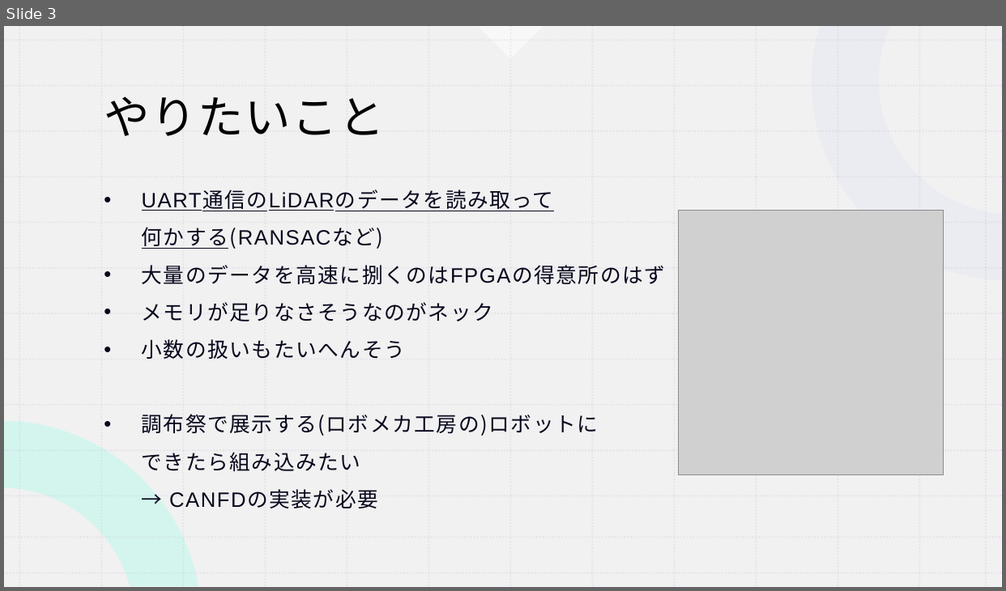
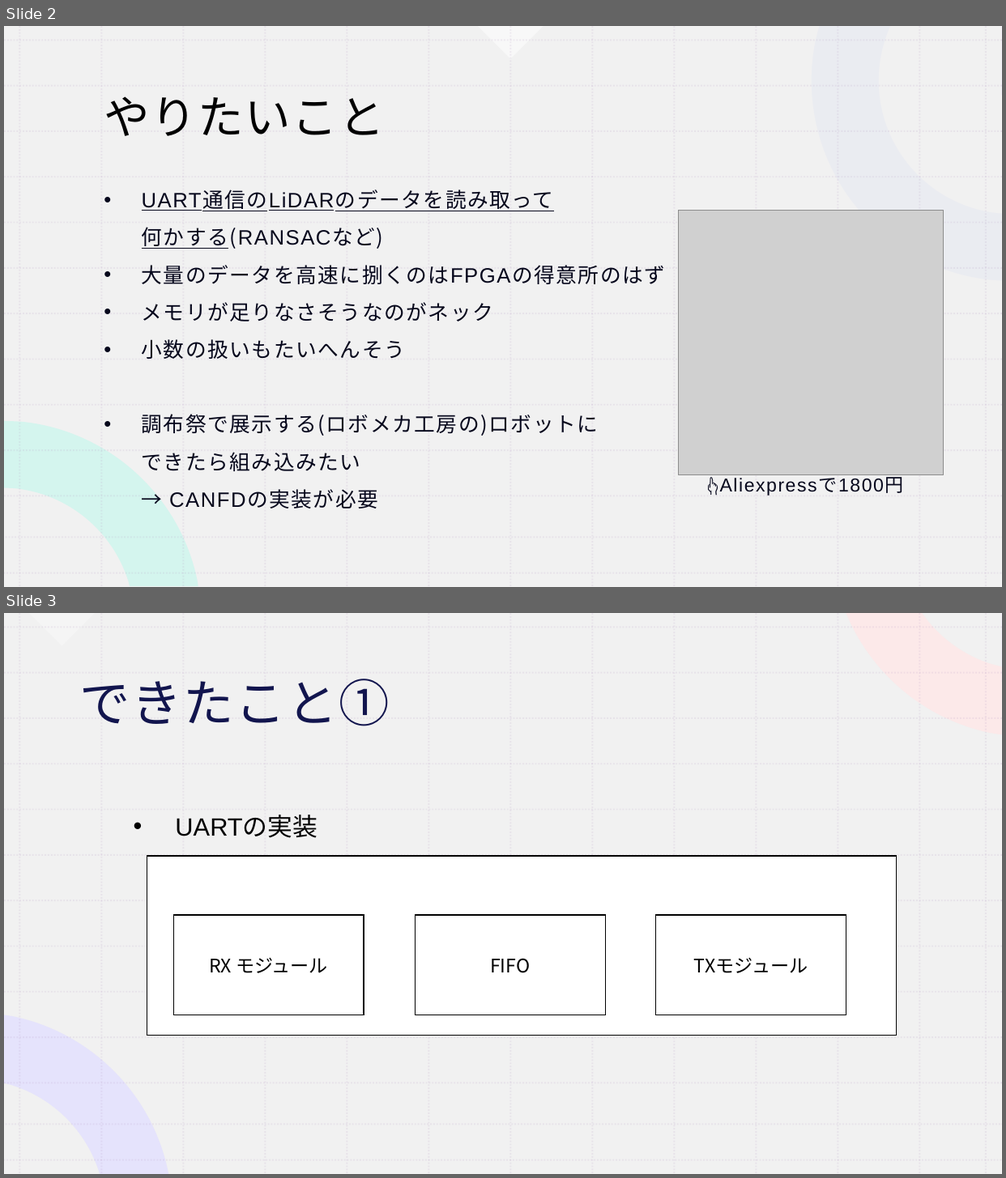
Before and after one commit to koki0517/KOBO_FPGA, a slide deck: 前期最終発表.pptx. Shown one above the other, each under a label of ours: slide 3 before the commit, slides 2 and 3 after it. The pictures are 1006x591 and 1006x1178 pixels, drawn with LibreOffice and Linux fonts; fonts in the diff are those of the drawing; grey boxes stand for pictures. Boxes give left, top, right and bottom in pixels: in the first picture for what was removed or moved away, otherwise in the second. Text is boxed around its words. In the diff, an @@ line names an element or a change of style, - is before the commit and + after.

```diff
--- a/前期最終発表.pptx
+++ b/前期最終発表.pptx
@@ slide 3 added at box(4, 613, 1002, 1174), background #FFFFFF; not listed: 28 template elements that a slide beside it also shows @@
@@ rectangle added at box(4, 613, 1002, 1174), fill #FFFFFF @@
@@ rectangle added at box(4, 613, 1002, 1174), fill #EEEEEE at 80% opacity @@
@@ right triangle added at box(29, 613, 95, 646), fill #FFFFFF at 30% opacity @@
@@ freeform shape added at box(658, 613, 1002, 748), fill #AAA1FE at 50% opacity @@
@@ freeform shape added at box(846, 613, 1002, 735), fill #FFE7E7 at 80% opacity @@
@@ title added at box(80, 679, 390, 726), 48.6 pt, text #12154E @@
+できたこと①
@@ text added at box(175, 815, 317, 838), 24 pt, text #000000 @@
+• UARTの実装
@@ rectangle added at box(147, 856, 897, 1036), fill #FFFFFF, outline #000000 1 pt, 18 pt, text #000000 @@
+Basys3
@@ rectangle added at box(173, 915, 364, 1016), fill #FFFFFF, outline #000000 1 pt, 18 pt, text #000000 @@
+RX モジュール
@@ rectangle added at box(415, 915, 605, 1016), fill #FFFFFF, outline #000000 1 pt, 18 pt, text #000000 @@
+FIFO
@@ rectangle added at box(656, 915, 846, 1016), fill #FFFFFF, outline #000000 1 pt, 18 pt, text #000000 @@
+TXモジュール
@@ freeform shape added at box(4, 1023, 232, 1174), fill #220BFD at 20% opacity @@
@@ freeform shape added at box(4, 1015, 168, 1174), fill #E3E0FF at 80% opacity @@
@@ group added at box(4, 613, 1002, 1174): 26 lines @@
@@ group added at box(4, 613, 1002, 1174): 26 lines @@
@@ group added at box(4, 613, 1002, 1174): 26 lines @@
@@ group added at box(4, 613, 1002, 1174): 26 lines @@
@@ what was slide 3 is now slide 2 @@
@@ slide 2 changed as well @@
@@ text added at box(707, 477, 904, 496), 18 pt, text #06071C @@
+👆Aliexpressで1800円
```
Also in this commit, not shown: 3 other slides changed, 1 other slide added, 1 other file.
